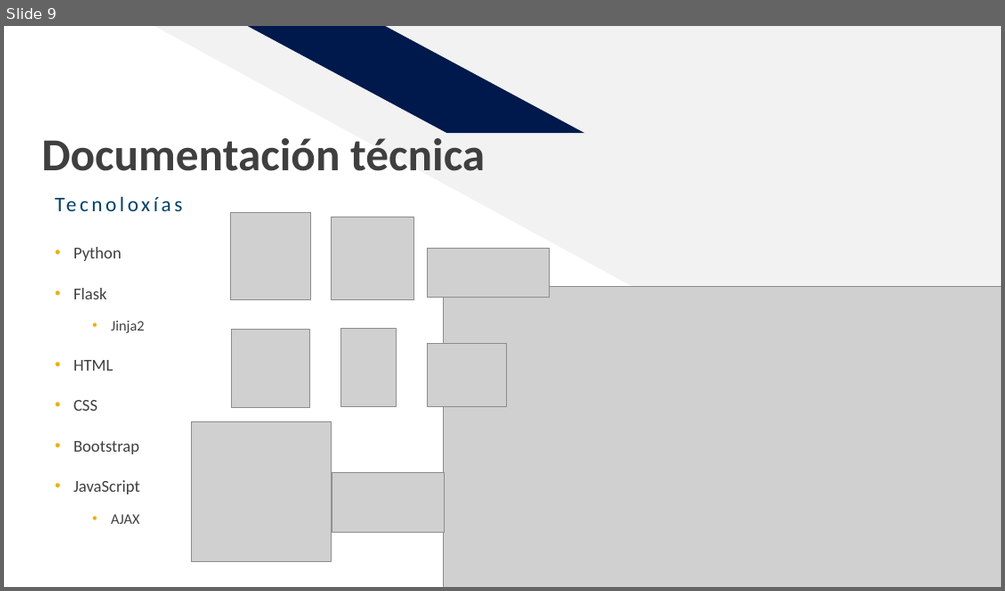
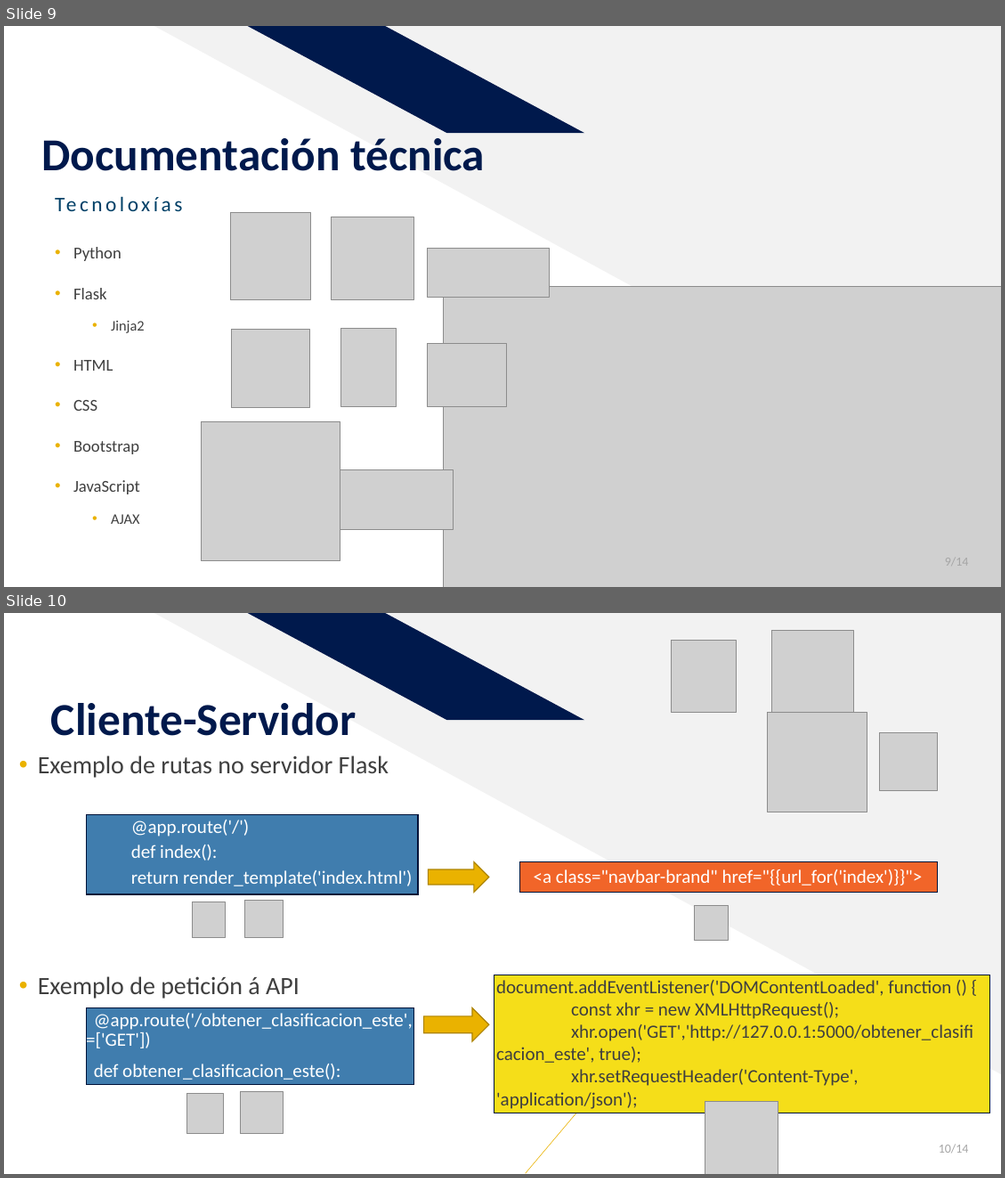
Before and after one commit to dbb-01/CanastraApp, a slide deck: Proxecto.pptx. Shown one above the other, each under a label of ours: slide 9 before the commit, slides 9 and 10 after it. The pictures are 1005x591 and 1005x1178 pixels, drawn with LibreOffice and Linux fonts; fonts in the diff are those of the drawing; grey boxes stand for pictures. Boxes give left, top, right and bottom in pixels: in the first picture for what was removed or moved away, otherwise in the second. Text is boxed around its words. In the diff, an @@ line names an element or a change of style, - is before the commit and + after.

```diff
--- a/Proxecto.pptx
+++ b/Proxecto.pptx
@@ slide 10 added at <box>4,613,1001,1174</box>, background #FFFFFF; not listed: 3 template elements that a slide beside it also shows @@
@@ picture added at <box>772,630,853,712</box> @@
@@ picture added at <box>671,640,736,712</box> @@
@@ title added at <box>51,703,356,736</box>, 44 pt, text #00194C, bold @@
+Cliente-Servidor
@@ picture added at <box>768,713,867,811</box> @@
@@ picture added at <box>880,732,938,791</box> @@
@@ text added at <box>19,755,413,1079</box>, 18 pt, text #FFFFFF @@
+• Exemplo de rutas no servidor Flask
+  @app.route('/')
+  def index():
+  return render_template('index.html')
+• Exemplo de petición á API
+@app.route('/obtener_clasificacion_este', methods=['GET'])
+def obtener_clasificacion_este():
@@ rectangle added at <box>86,814,418,894</box>, fill #407DAE, outline #001238 1 pt @@
@@ right arrow added at <box>428,862,488,892</box>, fill #EAB200, outline #AD8400 1 pt @@
@@ rectangle added at <box>520,862,938,892</box>, fill #F16529, outline #001238 1 pt @@
@@ text added at <box>534,869,922,885</box>, 18 pt, text #FFFFFF @@
+<a class="navbar-brand" href="{{url_for('index')}}">
@@ picture added at <box>193,902,226,938</box> @@
@@ picture added at <box>245,900,283,938</box> @@
@@ picture added at <box>695,906,728,940</box> @@
@@ rectangle added at <box>494,975,989,1113</box>, fill #F5DE19, outline #001238 1 pt @@
@@ text added at <box>496,980,973,1109</box>, 18 pt, text #3F3F3F @@
+document.addEventListener('DOMContentLoaded', function () {
+const xhr = new XMLHttpRequest();
+xhr.open('GET','http://127.0.0.1:5000/obtener_clasifi cacion_este', true);
+xhr.setRequestHeader('Content-Type', 'application/json');
@@ rectangle added at <box>86,1008,413,1085</box>, fill #407DAE, outline #001238 1 pt @@
@@ right arrow added at <box>424,1008,489,1041</box>, fill #EAB200, outline #AD8400 1 pt @@
@@ picture added at <box>241,1091,283,1134</box> @@
@@ picture added at <box>187,1094,224,1135</box> @@
@@ picture added at <box>705,1101,778,1174</box> @@
@@ page number added at <box>938,1143,969,1152</box>, 12 pt, text #A5A5A5 @@
+10/14
@@ slide 9 changed as well @@
@@ title "Documentación técnica" at <box>41,138,485,171</box>: text colour #3F3F3F to #00194C @@
@@ picture: place and size @@
-picture at <box>192,422,332,562</box>
+picture at <box>201,421,340,562</box>
@@ picture: place and size @@
-picture at <box>332,473,445,532</box>
+picture at <box>340,469,453,529</box>
@@ page number added at <box>945,557,969,565</box>, 12 pt, text #A5A5A5 @@
+9/14
```
Also in this commit, not shown: 11 other slides changed, 1 other slide added, 1 slide removed.
